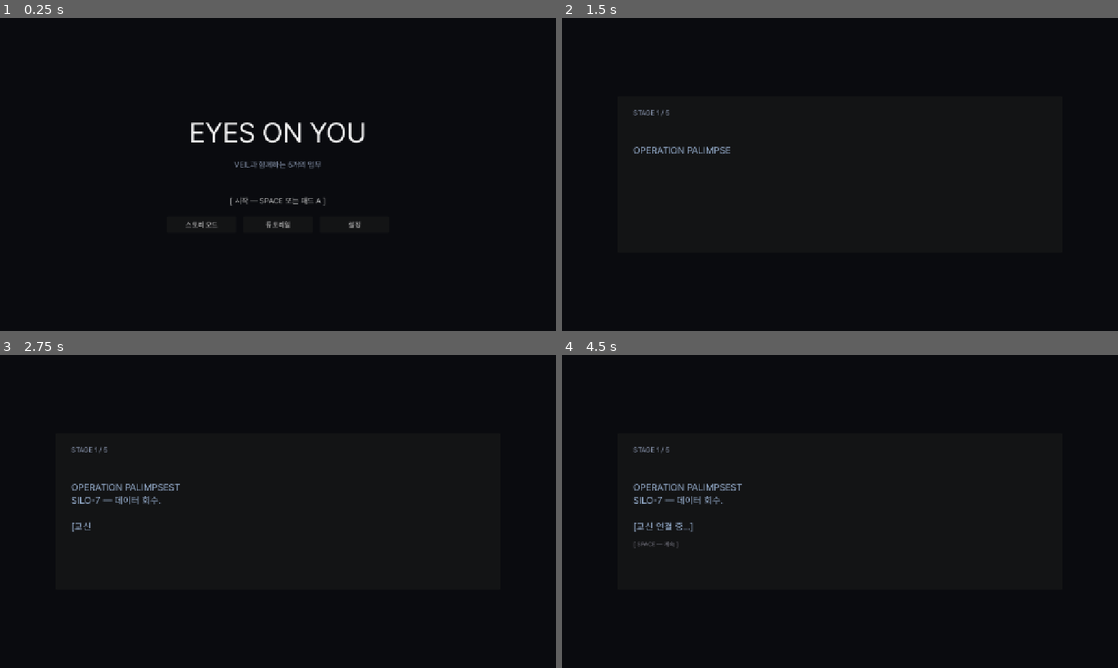
Above: before the commit, frames 1-4 (two rows, left to right).
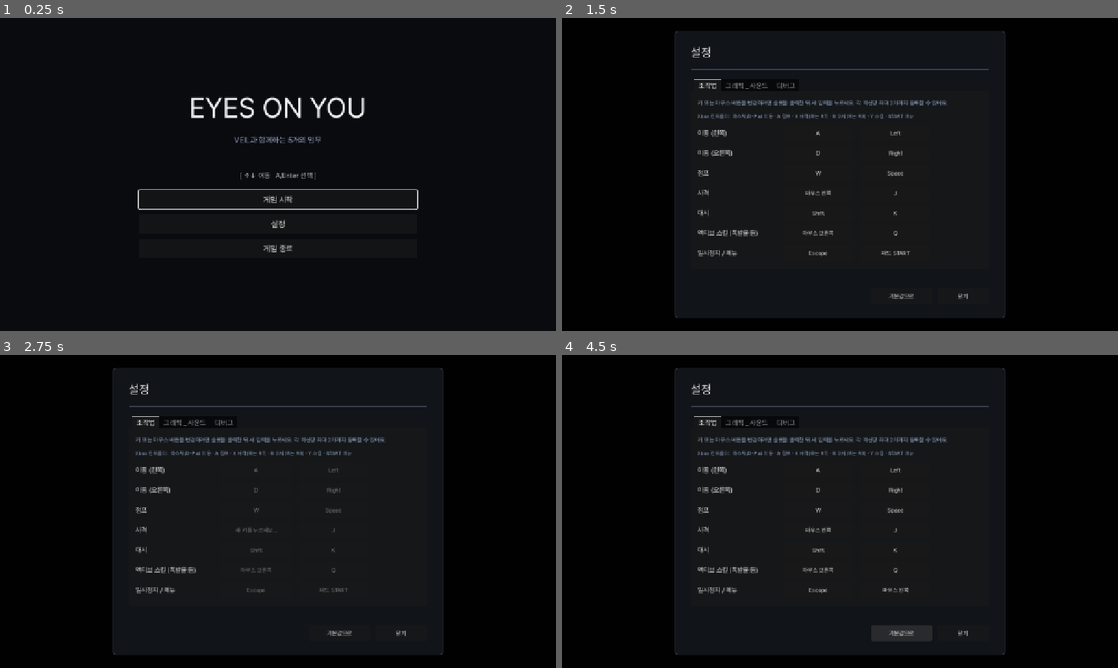
Above: after the commit, the same moments.

Repository: soomin007/EyesOnYou
Game: Godot game, scene res://scenes/main.tscn
Same seed, same stepped clock (60 frames per second), same inputs: the game is played once before the commit and once after it.
Inputs (mouse positions are in pixels of both pictures, inside the frame that each line leads up to):
- Up to frame 1 (0.25 s): no input
- Up to frame 2 (1.5 s): click (762, 224) at 0.5 s, where only the run before the commit has a clickable "스토리 모드"; click (840, 224) at 1.25 s, where only the run after the commit has a clickable "설정"
- Up to frame 3 (2.75 s): click (278, 536) at 2 s, where only the run after the commit has a clickable "게임 시작"
- Up to frame 4 (4.5 s): click (840, 536) at 2.75 s, where only the run after the commit has a clickable "게임 시작"; click (895, 589) at 3.5 s, where only the run after the commit has a clickable "패드 START"; click (901, 633) at 4.25 s, where only the run after the commit has a clickable "기본값으로"

The runs differ from the first frame. In frame 1, 2.8% of the frame differs, in the area x 24-76%, y 25-75%; in frame 2, 2.6%; in frame 3, 2.8%; in frame 4, 3.5%, in the area x 12-80%, y 4-96%.

Commit message:
fix(ux+input): 패드로 메뉴 활성화 + Title 다단계 + RouteMap 신뢰도 위치
- Main._bind_wasd_to_ui — ui_accept/cancel/방향에 패드 매핑 명시 보강.
  Godot 빌트인이 비어 있거나 cfg 마이그레이션으로 비어졌을 때 대비.
  ui_accept=A, ui_cancel=B, ui_*=D-Pad+좌스틱.
- Title 재구성 — 메인(시작/설정/종료) → 모드 선택(일반/스토리/뒤로)
  → 튜토리얼 프롬프트(예/아니오/뒤로) 다단계. SPACE 즉시 시작 제거,
  모든 단계는 첫 버튼 자동 포커스. ESC/패드 B로 한 단계 뒤로.
- RouteMap — 신뢰도 게이지를 VeilBox(하단)에서 Header(상단)로 이동.
  하단 Footer 조작 안내와 시각 겹침 해소.

Co-Authored-By: Claude Opus 4.7 (1M context) <noreply@anthropic.com>

Diff:
--- a/scenes/title.tscn
+++ b/scenes/title.tscn
@@ -40,26 +40,11 @@
 custom_minimum_size = Vector2(0, 12)
 
 [node name="Hint" type="Label" parent="Center/V"]
-text = "[ 시작하려면 SPACE ]"
+text = ""
 horizontal_alignment = 1
-theme_override_font_sizes/font_size = 18
+theme_override_font_sizes/font_size = 16
 theme_override_colors/font_color = Color(0.85, 0.85, 0.85, 1)
 
-[node name="Buttons" type="HBoxContainer" parent="Center/V"]
+[node name="Buttons" type="VBoxContainer" parent="Center/V"]
 alignment = 1
-theme_override_constants/separation = 16
-
-[node name="StoryButton" type="Button" parent="Center/V/Buttons"]
-custom_minimum_size = Vector2(160, 38)
-text = "스토리 모드"
-theme_override_font_sizes/font_size = 16
-
-[node name="TutorialButton" type="Button" parent="Center/V/Buttons"]
-custom_minimum_size = Vector2(160, 38)
-text = "튜토리얼"
-theme_override_font_sizes/font_size = 16
-
-[node name="SettingsButton" type="Button" parent="Center/V/Buttons"]
-custom_minimum_size = Vector2(160, 38)
-text = "설정"
-theme_override_font_sizes/font_size = 16
+theme_override_constants/separation = 12
--- a/scripts/Main.gd
+++ b/scripts/Main.gd
@@ -31,11 +31,26 @@
 		InputMap.action_add_event(action, e)
 
 # WASD를 ui_left/right/up/down에 추가 → 메뉴/스킬 선택을 WASD로 이동 가능
+# 동시에 ui_accept/cancel/방향에 패드 매핑이 빠져 있으면 보강 (Godot 빌트인이
+# 누락된 환경 또는 기존 cfg 잔재로 비어 있을 때 대비).
 func _bind_wasd_to_ui() -> void:
 	_ensure_key_event("ui_up", KEY_W)
 	_ensure_key_event("ui_down", KEY_S)
 	_ensure_key_event("ui_left", KEY_A)
 	_ensure_key_event("ui_right", KEY_D)
+	# 패드 — A=accept, B=cancel, D-Pad/좌스틱 = 방향
+	_ensure_pad_button("ui_accept", JOY_BUTTON_A)
+	_ensure_pad_button("ui_cancel", JOY_BUTTON_B)
+	_ensure_pad_button("ui_up", JOY_BUTTON_DPAD_UP)
+	_ensure_pad_button("ui_down", JOY_BUTTON_DPAD_DOWN)
+	_ensure_pad_button("ui_left", JOY_BUTTON_DPAD_LEFT)
+	_ensure_pad_button("ui_right", JOY_BUTTON_DPAD_RIGHT)
+	_ensure_pad_axis("ui_left",  JOY_AXIS_LEFT_X, -1.0)
+	_ensure_pad_axis("ui_right", JOY_AXIS_LEFT_X,  1.0)
+	_ensure_pad_axis("ui_up",    JOY_AXIS_LEFT_Y, -1.0)
+	_ensure_pad_axis("ui_down",  JOY_AXIS_LEFT_Y,  1.0)
+	_ensure_pad_axis("ui_focus_next", JOY_AXIS_TRIGGER_RIGHT, 1.0)
+	_ensure_pad_axis("ui_focus_prev", JOY_AXIS_TRIGGER_LEFT, 1.0)
 
 func _ensure_key_event(action: String, keycode: int) -> void:
 	if not InputMap.has_action(action):
@@ -46,3 +61,26 @@
 	var ev := InputEventKey.new()
 	ev.physical_keycode = keycode
 	InputMap.action_add_event(action, ev)
+
+func _ensure_pad_button(action: String, button_index: int) -> void:
+	if not InputMap.has_action(action):
+		return
+	for e in InputMap.action_get_events(action):
+		if e is InputEventJoypadButton and (e as InputEventJoypadButton).button_index == button_index:
+			return
+	var ev := InputEventJoypadButton.new()
+	ev.button_index = button_index
+	InputMap.action_add_event(action, ev)
+
+func _ensure_pad_axis(action: String, axis: int, value: float) -> void:
+	if not InputMap.has_action(action):
+		return
+	for e in InputMap.action_get_events(action):
+		if e is InputEventJoypadMotion:
+			var jm := e as InputEventJoypadMotion
+			if jm.axis == axis and signf(jm.axis_value) == signf(value):
+				return
+	var ev := InputEventJoypadMotion.new()
+	ev.axis = axis
+	ev.axis_value = value
+	InputMap.action_add_event(action, ev)
--- a/scripts/RouteMap.gd
+++ b/scripts/RouteMap.gd
@@ -30,9 +30,10 @@
 	hint_label.text = "[ ←/→ : 선택 이동   SPACE/ENTER : 결정 ]"
 
 func _setup_trust_gauge() -> void:
-	# VEIL 박스 안에 5단계 점 게이지 추가. trust - aggression 기준.
-	var v_box: Node = veil_text.get_parent()
-	if v_box == null:
+	# 상단 Header에 신뢰도 게이지 추가. (이전엔 VeilBox 안에 있어서 하단 Footer
+	# 조작 안내와 시각적으로 겹쳤음 — 사용자 피드백 2026-05-05.)
+	var header: Node = stage_label.get_parent()
+	if header == null:
 		return
 	var gauge := Label.new()
 	gauge.name = "TrustGauge"
@@ -47,8 +48,7 @@
 	gauge.text = "VEIL 신뢰   " + dots
 	gauge.add_theme_font_size_override("font_size", 14)
 	gauge.add_theme_color_override("font_color", GameState.veil_tone_color())
-	gauge.horizontal_alignment = HORIZONTAL_ALIGNMENT_CENTER
-	v_box.add_child(gauge)
+	header.add_child(gauge)
 
 func _build_node_buttons() -> void:
 	for child in nodes_container.get_children():
--- a/scripts/Title.gd
+++ b/scripts/Title.gd
@@ -1,60 +1,116 @@
 extends Control
 
-@onready var title_label: Label = $Center/V/Title
+# 다단계 메인 메뉴 — 키보드/마우스/패드 모두 동일한 흐름.
+#   STATE_MAIN  : 게임 시작 / 설정 / 게임 종료
+#   STATE_MODE  : 일반 모드 / 스토리 모드 / 뒤로
+#   STATE_TUTOR : 튜토리얼부터 시작? 예 / 아니오 / 뒤로
+# 각 단계는 Buttons VBox를 비우고 다시 빌드. ESC/패드 B는 한 단계 뒤로.
+
+enum { STATE_MAIN, STATE_MODE, STATE_TUTOR }
+
 @onready var hint_label: Label = $Center/V/Hint
-@onready var story_button: Button = $Center/V/Buttons/StoryButton
-@onready var tutorial_button: Button = $Center/V/Buttons/TutorialButton
-@onready var settings_button: Button = $Center/V/Buttons/SettingsButton
+@onready var buttons_box: VBoxContainer = $Center/V/Buttons
 
 var blink_t: float = 0.0
 var settings_overlay: Control = null
-# 첫 방향 입력 들어오면 버튼에 포커스를 잡는다. 그 전엔 SPACE/A가 그냥 normal-mode 시작.
-# 이렇게 분기해야 마우스/키보드 사용자 흐름(누르면 시작)과 패드 네비 흐름이 충돌하지 않는다.
-var focus_initialized: bool = false
+var state: int = STATE_MAIN
+# 모드 선택 단계에서 결정 — TUTOR 단계에서 사용.
+var picked_story: bool = false
 
 func _ready() -> void:
 	GameState.reset()
 	# 부스/QR 환경 가정 — 매 타이틀 진입은 새 플레이어 세션. 도감을 비워서 첫 조우 카드가
-	# 다시 뜨도록. (같은 사람이 연속 플레이해도 카드는 짧고 빠르게 dismissable이라 부담 작음.)
+	# 다시 뜨도록.
 	GameState.seen_enemies.clear()
 	GameState.save_settings()
-	title_label.text = "EYES ON YOU"
-	hint_label.text = "[ 시작 — SPACE 또는 패드 A ]"
-	story_button.pressed.connect(_on_story_pressed)
-	tutorial_button.pressed.connect(_on_tutorial_pressed)
-	settings_button.pressed.connect(_on_settings_pressed)
+	_set_state(STATE_MAIN)
 
 func _process(delta: float) -> void:
 	blink_t += delta
-	hint_label.modulate.a = 0.5 + 0.5 * sin(blink_t * 3.0)
+	if hint_label != null:
+		hint_label.modulate.a = 0.5 + 0.5 * sin(blink_t * 3.0)
+
+func _set_state(new_state: int) -> void:
+	state = new_state
+	for c in buttons_box.get_children():
+		c.queue_free()
+	match state:
+		STATE_MAIN:
+			hint_label.text = "[ ↑↓ 이동   A/Enter 선택 ]"
+			var b_start := _make_button("게임 시작")
+			b_start.pressed.connect(_on_start_pressed)
+			buttons_box.add_child(b_start)
+			var b_settings := _make_button("설정")
+			b_settings.pressed.connect(_on_settings_pressed)
+			buttons_box.add_child(b_settings)
+			var b_quit := _make_button("게임 종료")
+			b_quit.pressed.connect(_on_quit_pressed)
+			buttons_box.add_child(b_quit)
+			b_start.grab_focus.call_deferred()
+		STATE_MODE:
+			hint_label.text = "[ 모드 선택   ESC/B 뒤로 ]"
+			var b_normal := _make_button("일반 모드")
+			b_normal.pressed.connect(_on_mode_pressed.bind(false))
+			buttons_box.add_child(b_normal)
+			var b_story := _make_button("스토리 모드  (체력 무제한 · 단순)")
+			b_story.pressed.connect(_on_mode_pressed.bind(true))
+			buttons_box.add_child(b_story)
+			var b_back := _make_button("뒤로")
+			b_back.pressed.connect(_on_back_pressed)
+			buttons_box.add_child(b_back)
+			b_normal.grab_focus.call_deferred()
+		STATE_TUTOR:
+			hint_label.text = "[ 튜토리얼부터 진행할까요? ]"
+			var b_yes := _make_button("예 — 튜토리얼부터")
+			b_yes.pressed.connect(_on_tutor_pressed.bind(true))
+			buttons_box.add_child(b_yes)
+			var b_no := _make_button("아니오 — 바로 시작")
+			b_no.pressed.connect(_on_tutor_pressed.bind(false))
+			buttons_box.add_child(b_no)
+			var b_back := _make_button("뒤로")
+			b_back.pressed.connect(_on_back_pressed)
+			buttons_box.add_child(b_back)
+			b_yes.grab_focus.call_deferred()
+
+func _make_button(text: String) -> Button:
+	var b := Button.new()
+	b.text = text
+	b.custom_minimum_size = Vector2(360, 44)
+	b.add_theme_font_size_override("font_size", 18)
+	return b
 
 func _unhandled_input(event: InputEvent) -> void:
 	if settings_overlay != null:
 		return
-	# 첫 방향 입력 — 버튼 포커스 시작. 이후엔 패드 D-Pad/스틱으로 버튼 사이를 이동하고
-	# A/Space로 활성화한다. 포커스 잡힌 뒤 implicit-start은 ui_accept이 버튼을 누름.
-	if not focus_initialized:
-		var is_dir: bool = event.is_action_pressed("ui_left") or event.is_action_pressed("ui_right") \
-			or event.is_action_pressed("ui_up") or event.is_action_pressed("ui_down") \
-			or event.is_action_pressed("move_left") or event.is_action_pressed("move_right") \
-			or event.is_action_pressed("move_down")
-		if is_dir:
-			focus_initialized = true
-			if story_button != null:
-				story_button.grab_focus()
-			return
-		if event.is_action_pressed("ui_skip") or event.is_action_pressed("jump") or event.is_action_pressed("attack"):
-			SceneRouter.start_after_title(get_tree())
+	# 한 단계 뒤로 — ESC, 패드 B (둘 다 ui_cancel에 매핑).
+	if event.is_action_pressed("ui_cancel"):
+		if state != STATE_MAIN:
+			_on_back_pressed()
+			get_viewport().set_input_as_handled()
 
-func _on_tutorial_pressed() -> void:
-	# 튜토리얼은 언제든 다시 진입 가능
-	get_tree().change_scene_to_file(SceneRouter.TUTORIAL)
+func _on_start_pressed() -> void:
+	_set_state(STATE_MODE)
 
-func _on_story_pressed() -> void:
-	# 간략화된 스토리 — 체력 무제한, 드론 없음, 보스 단일 페이즈, 5스테이지.
-	# 튜토리얼 건너뛰고 바로 첫 브리핑으로.
-	GameState.story_mode = true
-	get_tree().change_scene_to_file(SceneRouter.BRIEFING)
+func _on_mode_pressed(story: bool) -> void:
+	picked_story = story
+	GameState.story_mode = story
+	_set_state(STATE_TUTOR)
+
+func _on_tutor_pressed(want_tutorial: bool) -> void:
+	# 모드(story_mode)는 모드 선택에서 이미 GameState에 박혔다. 여기선 튜토리얼 분기만.
+	if want_tutorial:
+		get_tree().change_scene_to_file(SceneRouter.TUTORIAL)
+	else:
+		get_tree().change_scene_to_file(SceneRouter.BRIEFING)
+
+func _on_back_pressed() -> void:
+	match state:
+		STATE_TUTOR:
+			# 모드 선택으로 — story_mode 다시 끄고 돌아감
+			GameState.story_mode = false
+			_set_state(STATE_MODE)
+		STATE_MODE:
+			_set_state(STATE_MAIN)
 
 func _on_settings_pressed() -> void:
 	if settings_overlay != null:
@@ -71,3 +127,6 @@
 	if settings_overlay != null:
 		settings_overlay.queue_free()
 		settings_overlay = null
+
+func _on_quit_pressed() -> void:
+	get_tree().quit()
